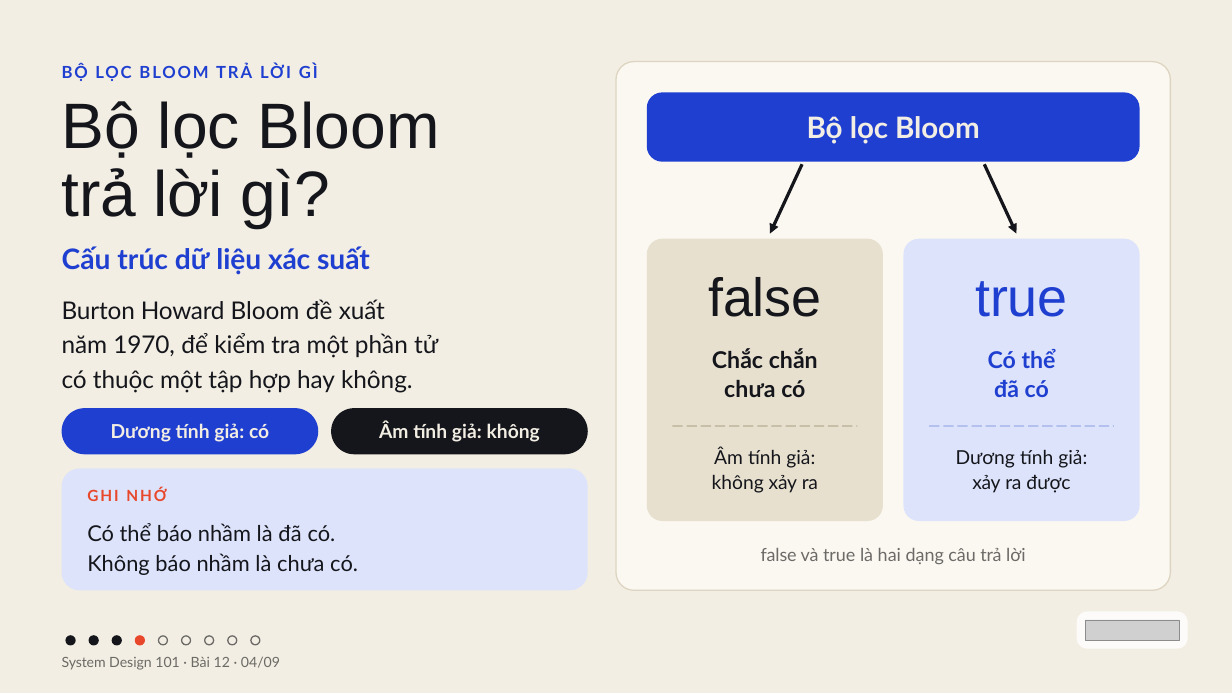
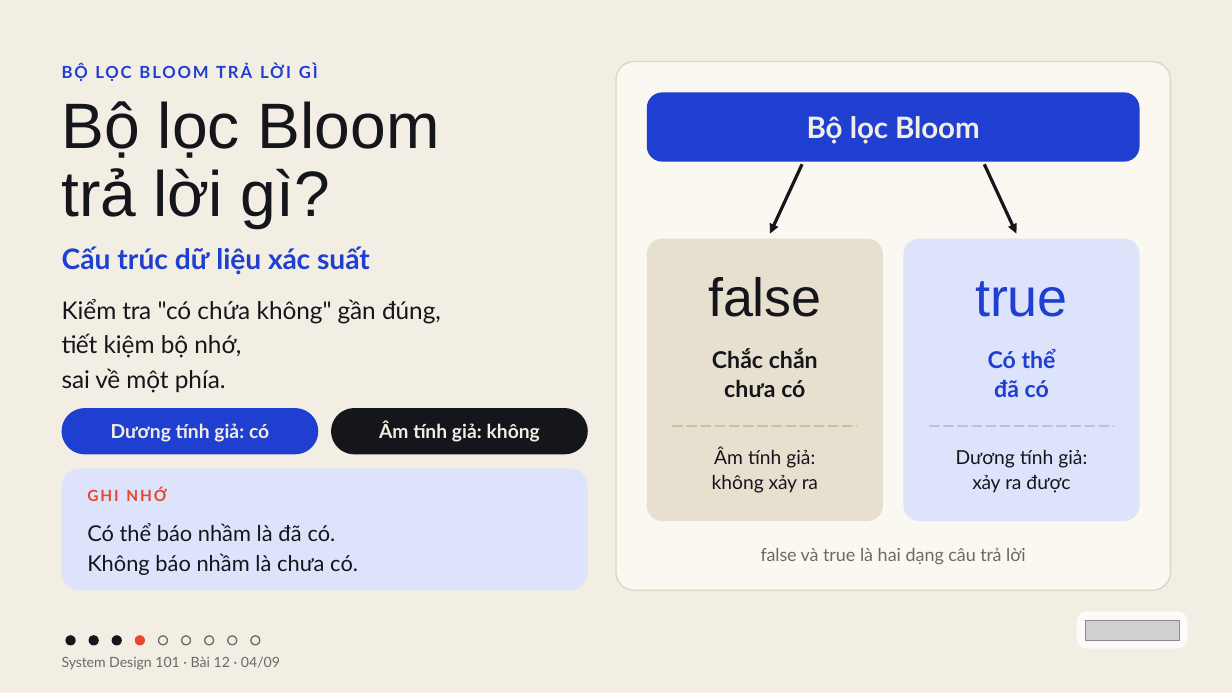
Before and after one commit to vohoailinh90/tool-marketing-studio, a slide deck: slide 4 of system-design-101/vi/lessons/sd-10-012/slides/sd-10-012.pptx. Drawn at 1232x693 pixels with LibreOffice and Linux fonts; fonts in the diff are those of the drawing; grey boxes stand for pictures. Boxes give left, top, right and bottom in pixels: in the first picture for what was removed or moved away, otherwise in the second. Text is boxed around its words. In the diff, an @@ line names an element or a change of style, - is before the commit and + after.

```diff
--- a/system-design-101/vi/lessons/sd-10-012/slides/sd-10-012.pptx
+++ b/system-design-101/vi/lessons/sd-10-012/slides/sd-10-012.pptx
@@ text at box(62, 299, 441, 393): text changed @@
-Burton Howard Bloom đề xuất
-năm 1970, để kiểm tra một phần tử
-có thuộc một tập hợp hay không.
+Kiểm tra "có chứa không" gần đúng,
+tiết kiệm bộ nhớ,
+sai về một phía.
```
Also in this commit, not shown: 6 other slides changed, 4 other files.
